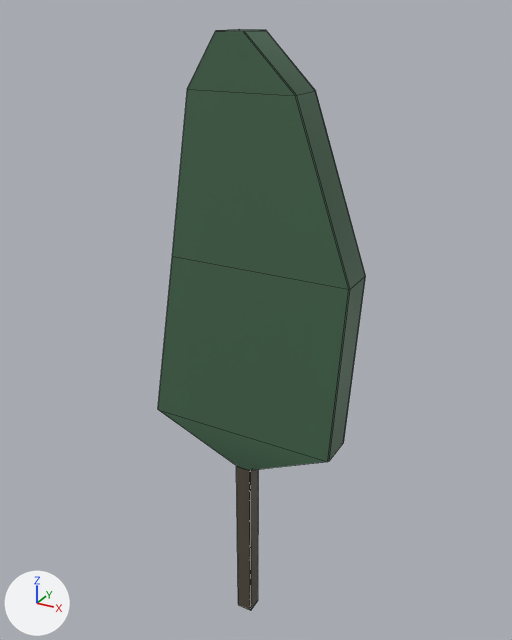
A saved change to the FBX model Assets/Project/Scenes/Huda/Huda/Tree 2.fbx.
Camera for both pictures: a camera (50 mm lens) standing at (1.58, -8.22, 3.55) and looking at (-0.16, -5.06, 1.97). Every picture has the same lights, and +X, +Y and +Z are marked at lower left. Mesh edges are drawn as thin lines. Where no turn or scale is listed for an object, it has been applied to the vertices.
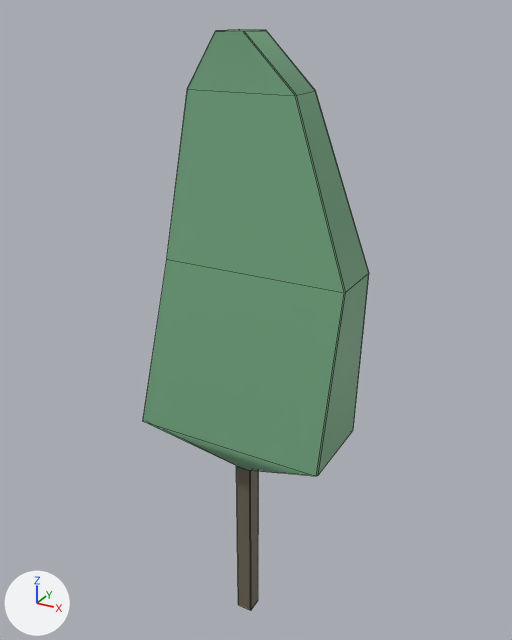
The edits, one by one:
Material 'Tree' (mat_tree) changes colour from dark green #476950 to green #77ac85; in linear values from (0.0631, 0.14, 0.0799) to (0.186, 0.412, 0.235).
me_mesh has 64 vertices, 66 faces and spans x -0.59..0.59, y -0.11..0.11, z -0.01..3.46.
me_mesh is used by ob_pcube10; location (-0.13, -5.163, 0.009).
me_mesh part 1: all 2 vertices in x -0.58..0.52, y -0.11, z 1.34 are moved by (0.0, -0.15, 0.0).
me_mesh part 2: all 2 vertices in x -0.59..0.53, y -0.1, z 1.34 are moved by (0.0, -0.14, 0.0).
me_mesh part 3: all 4 vertices in x -0.43..0.59, y -0.11..-0.1, z 2.33..2.34 are moved by (0.0, -0.05, 0.0).
me_mesh part 4: all 4 vertices in x -0.43..0.59, y 0.1..0.11, z 2.33..2.34 are moved by (0.0, 0.05, 0.0).
me_mesh part 5: all 2 vertices in x -0.59..0.53, y 0.1, z 1.34 are moved by (0.0, 0.14, 0.0).

Changed parts and their boxes (x1, y1, x2, y2) in the pictures (512 x 640 px; the box of a moved part takes in the faces that stretch with it):
'pCube10', recoloured, reshaped (9% wider)
    before: (158, 29, 366, 610)
    after: (143, 29, 369, 610)
part 1 of me_mesh, moved or reshaped
    before: (158, 256, 349, 470)
    after: (143, 259, 344, 476)
part 2 of me_mesh, moved or reshaped
    before: (158, 264, 350, 470)
    after: (316, 293, 346, 476)
part 3 of me_mesh, moved or reshaped
    before: (172, 89, 350, 289)
    after: (167, 89, 346, 293)
part 4 of me_mesh, moved or reshaped
    before: (297, 91, 365, 289)
    after: (297, 91, 369, 292)
part 5 of me_mesh, moved or reshaped
    before: (329, 276, 366, 461)
    after: (318, 274, 369, 475)
